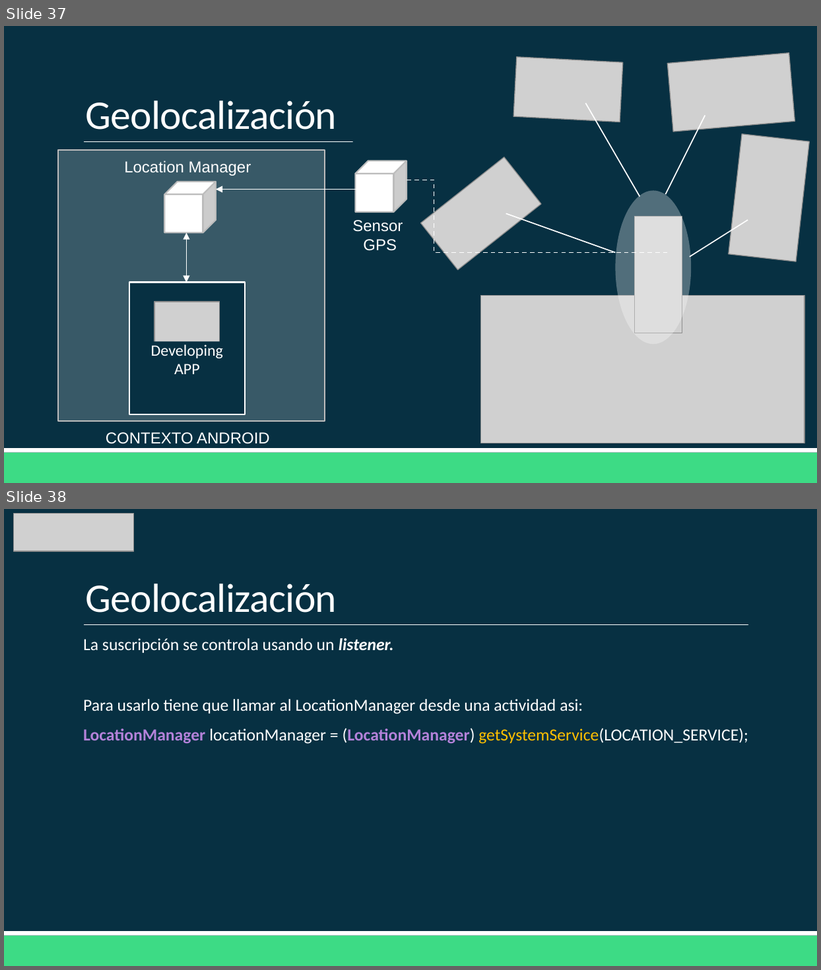
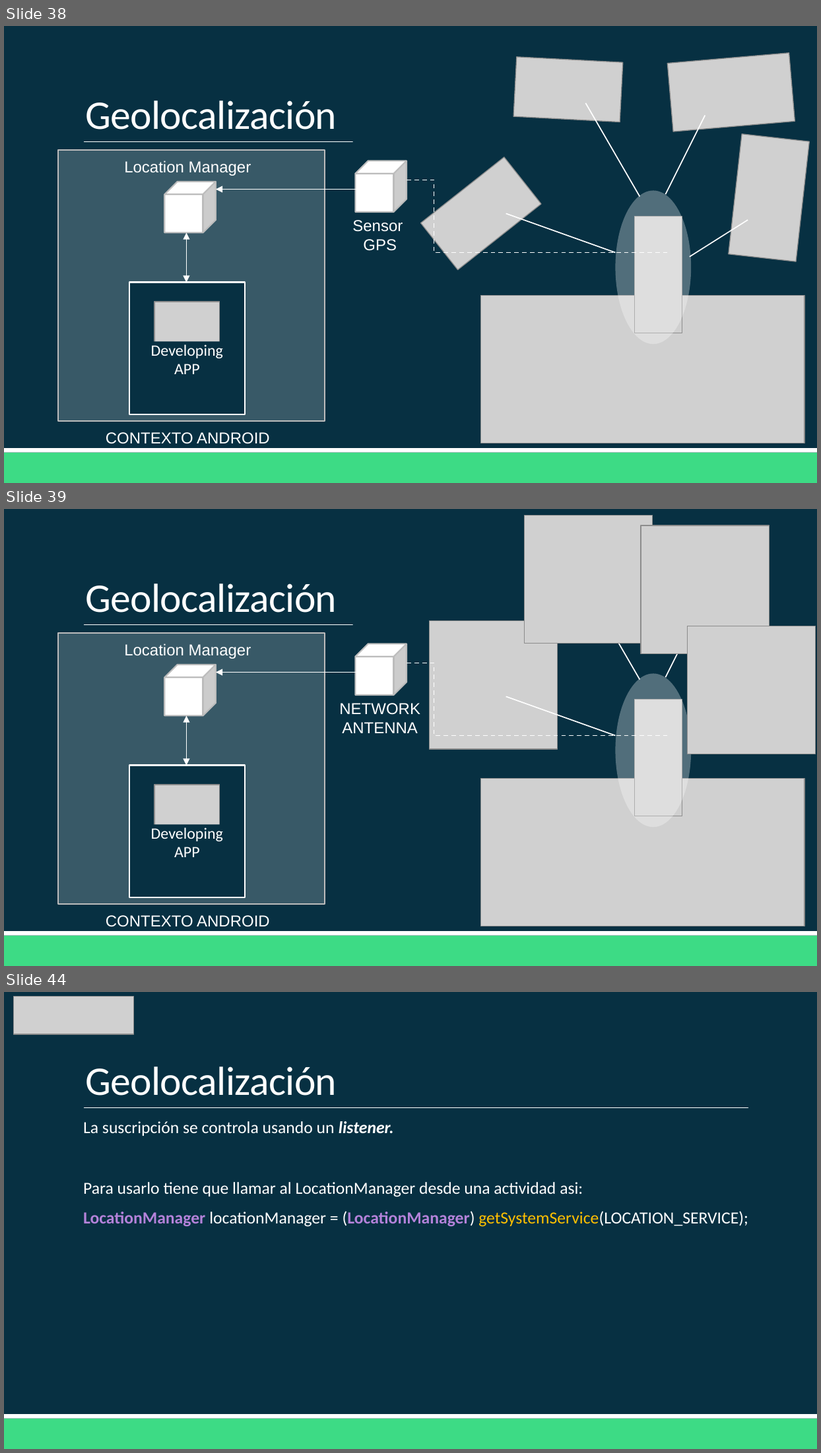
Before and after one commit to Domiciano/AppMoviles201, a slide deck: Clase 8/Clase 8.pptx. Shown one above the other, each under a label of ours: slides 37 and 38 before the commit, slides 38, 39 and 44 after it; the slides between them are not shown. The pictures are 821x970 and 821x1453 pixels, drawn with LibreOffice and Linux fonts; fonts in the diff are those of the drawing; grey boxes stand for pictures. Boxes give left, top, right and bottom in pixels: in the first picture for what was removed or moved away, otherwise in the second. Text is boxed around its words. In the diff, an @@ line names an element or a change of style, - is before the commit and + after.

```diff
--- a/Clase 8/Clase 8.pptx
+++ b/Clase 8/Clase 8.pptx
@@ slide 39 added at box(4, 509, 817, 966), background #073042; not listed: 3 template elements that a slide beside it also shows @@
@@ picture added at box(524, 516, 653, 644) @@
@@ picture added at box(641, 525, 769, 654) @@
@@ title added at box(85, 584, 337, 613), 36 pt, text #FFFFFF @@
+Geolocalización
@@ line added from (585, 586) to (640, 680), #FFFFFF 1 pt @@
@@ line added from (705, 599) to (666, 677), #FFFFFF 1 pt @@
@@ rectangle added at box(353, 610, 817, 648), fill #073042 @@
@@ picture added at box(429, 621, 558, 750) @@
@@ picture added at box(687, 626, 816, 755) @@
@@ rectangle added at box(59, 632, 325, 904), fill #FFFFFF at 20% opacity, outline #BDBDBD 1.25 pt @@
@@ text added at box(124, 644, 252, 659), 14 pt, text #FFFFFF @@
+Location Manager
@@ cube added at box(355, 644, 407, 695), fill #FFFFFF, outline #BDBDBD 1.25 pt @@
@@ cube added at box(165, 664, 217, 716), fill #FFFFFF, outline #BDBDBD 1.25 pt @@
@@ elbow line added from (407, 663) to (667, 736), #FFFFFF 1 pt dashed @@
@@ arrow added from (368, 673) to (217, 673), #FFFFFF 1 pt @@
@@ ellipse added at box(615, 673, 691, 827), fill #FFFFFF at 30% opacity @@
@@ text added at box(339, 703, 420, 733), 14 pt, text #FFFFFF @@
+NETWORK
+ANTENNA
@@ line added from (506, 697) to (615, 736), #FFFFFF 1 pt @@
@@ picture added at box(635, 699, 683, 817) @@
@@ double arrow added from (186, 765) to (186, 716), #FFFFFF 1 pt @@
@@ rectangle added at box(129, 765, 245, 898), fill #073042, outline #FFFFFF 1.25 pt @@
@@ picture added at box(154, 785, 219, 842) @@
@@ picture added at box(481, 779, 805, 927) @@
@@ text added at box(140, 824, 234, 859), 14 pt, text #FFFFFF @@
+DevelopingAPP
@@ text added at box(106, 916, 270, 927), 14 pt, text #FFFFFF @@
+CONTEXTO ANDROID
@@ what was slide 37 is now slide 38 @@
@@ what was slide 38 is now slide 44 @@
```
Also in this commit, not shown: 5 other slides added, 1 other file.
